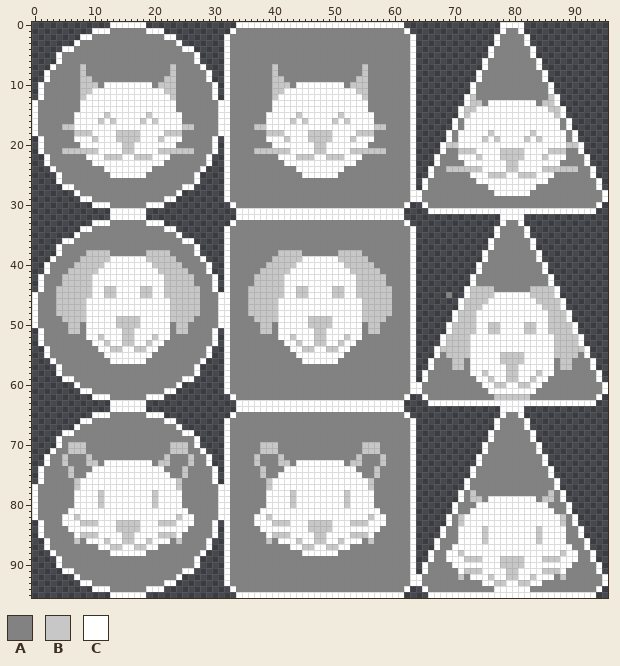
Two states of a pixel-art file, Assets/Art/Sprites/shapes.aseprite. That is the earlier state.
96x96 pixels, 1 frame.
Palette (. is transparent): A #828282  B #c7c7c7  C #ffffff
After the commit:
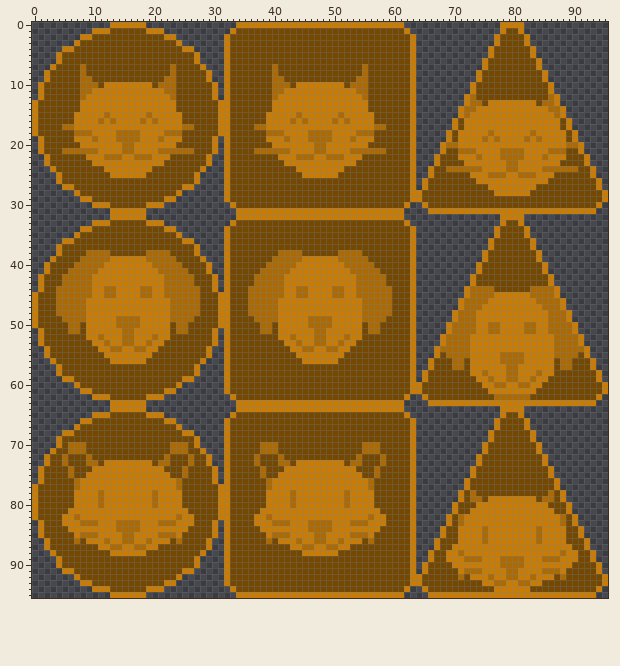
From old to new:
{"colour":"A","old":"#828282","new":"#754800"}
{"colour":"B","old":"#c7c7c7","new":"#ad6a00"}
{"colour":"C","old":"#ffffff","new":"#cb7c00"}
{"y":45,"x":69,"old":"A","new":"."}
{"label":"changed","picture_box":[32,22,608,598]}
